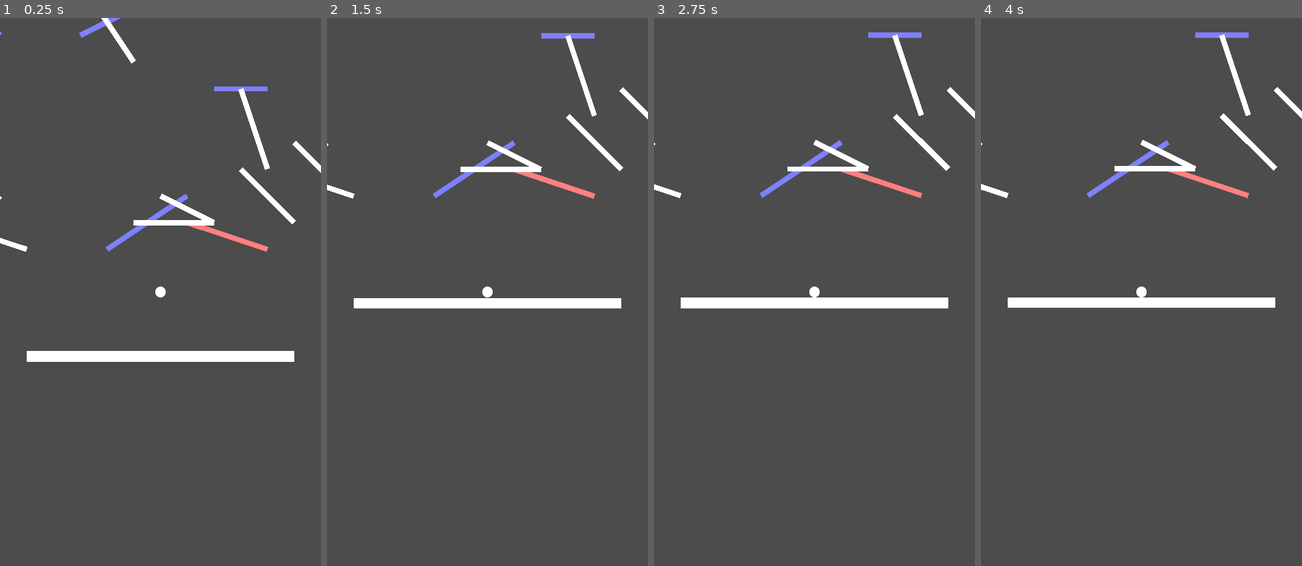
Above: before the commit, frames 1-4 (left to right).
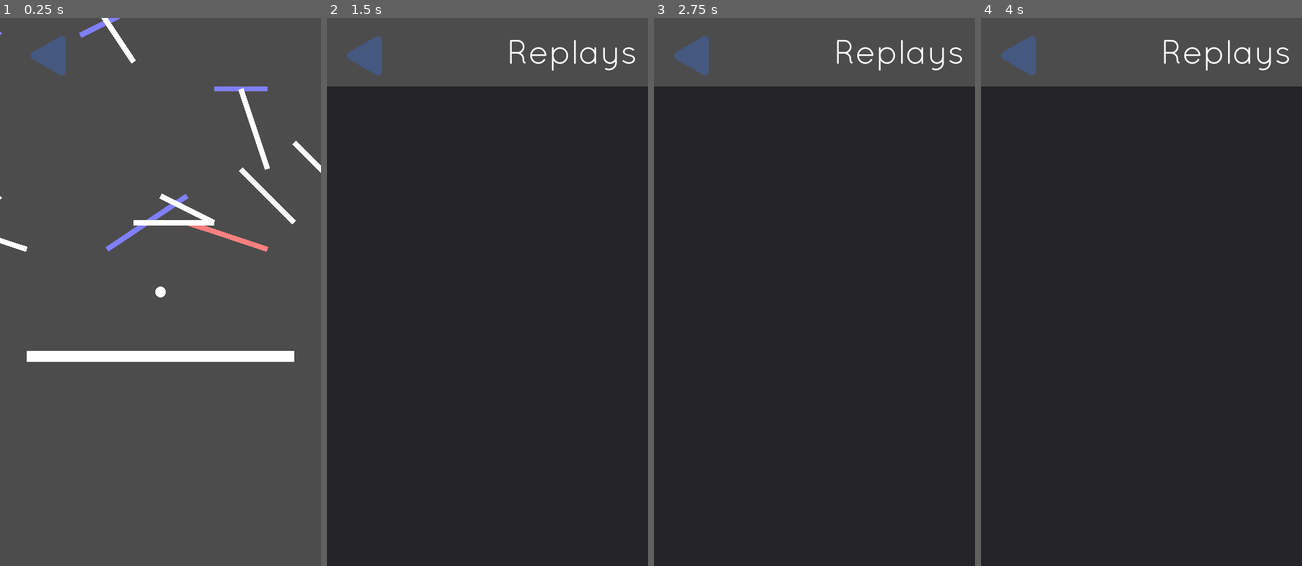
Above: after the commit, the same moments.

Repository: manglemix/Bola
Game: Godot game, scene res://levels/replay.tscn
Two runs of this game, one before a commit and one after it. Both use one fixed random seed, a clock stepped at 60 frames per second and the inputs below. This scene is started directly instead of the project's main scene.
Inputs (mouse positions are in pixels of both pictures, inside the frame that each line leads up to):
- Up to frame 1 (0.25 s): no input
- Up to frame 2 (1.5 s): click (375, 56) at 0.52 s; move the mouse to (558, 264) at 1.27 s; click (558, 264) at 1.35 s
- Up to frame 3 (2.75 s): click (885, 264) at 1.52 s; click (885, 264) at 1.82 s; drag from (750, 319) to (798, 401) at 2.02 s
- Up to frame 4 (4 s): move the mouse to (1173, 171) at 2.77 s; click (1173, 171) at 2.85 s; drag from (1125, 401) to (1045, 209) at 3.52 s

The runs differ from the first frame. In frame 1, 0.5% of the frame differs, in the area x 9-21%, y 3-11%; in frame 2, 89%; in frame 3, 89%, in the area x 0-100%, y 2-100%; in frame 4, 89%.
Error before the commit: Invalid get index 'collision_logs' (on base: 'Node (replays.gd)'). (res://agents/replayer.gd:19)

Commit message:
replays implemented

Diff:
--- a/agents/replayer.gd
+++ b/agents/replayer.gd
@@ -6,7 +6,6 @@
 
 var jump_times: Array
 var jump_enums: Array
-var collisions: Array
 
 var global_position: Vector2
 var linear_velocity: Vector2
@@ -16,7 +15,6 @@
 	var jump_log := Replays.logs
 	jump_times = jump_log.keys()
 	jump_enums = jump_log.values()
-	collisions = Replays.collision_logs.duplicate()
 
 
 func poll_mutation(_delta: float, ball):
@@ -58,10 +56,10 @@
 
 
 func origin_check(new_origin: Vector2):
-	prints("o", new_origin.distance_to(global_position))
+#	prints("o", new_origin.distance_to(global_position))
 	return new_origin.distance_to(global_position) > 0.15
 
 
 func velocity_check(new_vel: Vector2):
-	prints("v", new_vel.distance_to(linear_velocity))
+#	prints("v", new_vel.distance_to(linear_velocity))
 	return new_vel.distance_to(linear_velocity) > 0.15
--- a/agents/replayer.tscn
+++ b/agents/replayer.tscn
@@ -10,6 +10,3 @@
 
 [node name="Replayer" type="Node2D" parent="." index="2"]
 script = ExtResource( 2 )
-
-[node name="Particles2D" parent="Node" index="0"]
-local_coords = false
--- a/autoloads/game_state.gd
+++ b/autoloads/game_state.gd
@@ -26,7 +26,7 @@
 func get_seed():
 	if not tmp_seed:
 		current_seed = randi()
-		tmp_seed = false
+	tmp_seed = false
 	return current_seed
 
 
--- a/autoloads/replays.gd
+++ b/autoloads/replays.gd
@@ -3,6 +3,7 @@
 
 const REPLAY_VERSION := 1
 const REPLAYS_PATH := "user://replays/"
+const ICON_SIZE := 200
 
 enum {
 	JUMP_START,
@@ -12,6 +13,9 @@
 var logs := {}
 var replays_dir := Directory.new()
 var has_replays := false
+var thumbnail: PoolByteArray
+
+var _img_thread: Thread
 
 
 func _ready():
@@ -51,17 +55,43 @@
 	logs.clear()
 
 
-func load_replay(replay_name: String) -> bool:
-	var file := File.new()
-	if file.open_compressed(REPLAYS_PATH + replay_name, File.READ, File.COMPRESSION_GZIP) != OK:
-		return false
+func _exit_tree():
+	if _img_thread == null or not _img_thread.is_active(): return
+	_img_thread.wait_to_finish()
 
-	# warning-ignore-all:return_value_discarded
-	file.get_16()
-	var data: Dictionary = file.get_var()
-	file.close()
-	logs = data["jumps"]
-	GameState.current_seed = data["seed"]
+
+func capture_thumbnail():
+	if _img_thread != null and _img_thread.is_active():
+		_img_thread.wait_to_finish()
+
+	_img_thread = Thread.new()
+	_img_thread.start(self, "_process_img", get_viewport().get_texture().get_data())
+
+
+func _process_img(img: Image):
+	var img_size := img.get_size()
+	# warning-ignore-all:narrowing_conversion
+	if img_size.x > img_size.y:
+		img.resize(round(img_size.x * ICON_SIZE / img_size.y), ICON_SIZE, Image.INTERPOLATE_NEAREST)
+	else:
+		img.resize(ICON_SIZE, round(img_size.y * ICON_SIZE / img_size.x), Image.INTERPOLATE_NEAREST)
+
+	img_size = img.get_size()
+	var tex := ImageTexture.new()
+	tex.create_from_image(img)
+	var atlas := AtlasTexture.new()
+
+	atlas.atlas = tex
+	atlas.region = Rect2((img_size - Vector2.ONE * ICON_SIZE) / 2, Vector2.ONE * ICON_SIZE)
+	img = atlas.get_data()
+	img.flip_y()
+#	img.crop(400, 400)
+	thumbnail = img.save_png_to_buffer()
+
+
+func load_replay(replay: Replay) -> bool:
+	GameState.current_seed = replay.level_seed
+	logs = replay.logs
 	GameState.tmp_seed = true
 	get_tree().change_scene("res://levels/replay.tscn")
 	return true
@@ -85,10 +115,13 @@
 
 
 func get_replay_dict() -> Dictionary:
+	if _img_thread != null:
+		_img_thread.wait_to_finish()
 	return {
 		"seed": GameState.current_seed,
 		"jumps": logs,
-		"date": OS.get_datetime()
+		"date": OS.get_datetime(),
+		"thumbnail": thumbnail
 	}
 
 
--- a/levels/main.tscn
+++ b/levels/main.tscn
@@ -9,6 +9,12 @@
 
 [sub_resource type="GDScript" id=2]
 script/source = "extends RandomBarrierGrid
+
+
+func _ready():
+	yield(get_tree(), \"idle_frame\")
+	yield(get_tree(), \"idle_frame\")
+	Replays.capture_thumbnail()
 
 
 func _input(event):
--- a/levels/replay.tscn
+++ b/levels/replay.tscn
@@ -1,9 +1,9 @@
-[gd_scene load_steps=8 format=2]
+[gd_scene load_steps=7 format=2]
 
 [ext_resource path="res://barriers/barrier.gd" type="Script" id=1]
 [ext_resource path="res://agents/replayer.tscn" type="PackedScene" id=2]
+[ext_resource path="res://ui/back_button.tscn" type="PackedScene" id=3]
 [ext_resource path="res://levels/portal.tscn" type="PackedScene" id=4]
-[ext_resource path="res://ui/jump_icon.tscn" type="PackedScene" id=5]
 
 [sub_resource type="GDScript" id=2]
 script/source = "extends RandomBarrierGrid
@@ -20,18 +20,7 @@
 
 
 func _go_back():
-	get_tree().quit()
-#	GameState.started = false
-#	get_tree().change_scene(\"res://levels/main_menu.tscn\")
-"
-
-[sub_resource type="GDScript" id=4]
-script/source = "extends Player
-
-
-#func _ready():
-#	yield(self, \"fell_out\")
-#	get_tree().change_scene(get_tree().current_scene.filename)
+	get_tree().change_scene(\"res://levels/replay_selector.tscn\")
 "
 
 [sub_resource type="GDScript" id=3]
@@ -40,6 +29,7 @@
 
 func _ready():
 	yield(self, \"portal_reached\")
+	GameState.tmp_seed = true
 	get_tree().change_scene(get_tree().current_scene.filename)
 "
 
@@ -54,7 +44,6 @@
 
 [node name="Replayer" parent="." instance=ExtResource( 2 )]
 position = Vector2( 0, -150 )
-script = SubResource( 4 )
 
 [node name="Camera2D" type="Camera2D" parent="Replayer"]
 current = true
@@ -66,24 +55,11 @@
 
 [node name="CanvasLayer" type="CanvasLayer" parent="."]
 
-[node name="VBoxContainer" type="HBoxContainer" parent="CanvasLayer"]
-visible = false
-anchor_right = 1.0
+[node name="BackButton" parent="CanvasLayer" instance=ExtResource( 3 )]
 margin_left = 40.0
 margin_top = 20.0
-margin_right = -20.0
-
-[node name="HBoxContainer" type="HBoxContainer" parent="CanvasLayer/VBoxContainer"]
-margin_right = 964.0
-size_flags_horizontal = 3
-alignment = 2
-
-[node name="Control" type="Control" parent="CanvasLayer/VBoxContainer/HBoxContainer"]
-margin_left = 964.0
-margin_right = 964.0
-
-[node name="JumpIcon" parent="CanvasLayer/VBoxContainer/HBoxContainer/Control" instance=ExtResource( 5 )]
-position = Vector2( -100, 41 )
-
-[node name="JumpIcon2" parent="CanvasLayer/VBoxContainer/HBoxContainer/Control" instance=ExtResource( 5 )]
-position = Vector2( -40, 42 )
+margin_right = 140.0
+margin_bottom = 120.0
+rect_rotation = 180.0
+rect_scale = Vector2( 0.75, 0.75 )
+rect_pivot_offset = Vector2( 50, 50 )
--- a/levels/replay_selector.tscn
+++ b/levels/replay_selector.tscn
@@ -35,14 +35,24 @@
 script/source = "extends ItemList
 
 
+var replays := []
+
+
 func _ready():
 	# warning-ignore:return_value_discarded
 	Replays.replays_dir.list_dir_begin(true)
 
 	var replay_name := Replays.replays_dir.get_next()
 	while not replay_name.empty():
-		add_item(replay_name)
+		var replay := Replay.new()
+		replay.parse_replay(replay_name)
+		add_item(replay.name, replay.icon)
+		replays.append(replay)
 		replay_name = Replays.replays_dir.get_next()
+
+
+func _on_ItemList_item_activated(index: int):
+	Replays.load_replay(replays[index])
 "
 
 [node name="Control" type="VBoxContainer"]
@@ -104,3 +114,5 @@
 anchor_right = 1.0
 anchor_bottom = 1.0
 margin_top = 128.0
+
+[connection signal="item_activated" from="ItemList" to="ItemList" method="_on_ItemList_item_activated"]
--- a/project.godot
+++ b/project.godot
@@ -44,7 +44,12 @@
 "language": "GDScript",
 "path": "res://barriers/random_barrier_grid.gd"
 }, {
-"base": "Node",
+"base": "Reference",
+"class": "Replay",
+"language": "GDScript",
+"path": "res://replay.gd"
+}, {
+"base": "AgentController",
 "class": "Replayer",
 "language": "GDScript",
 "path": "res://agents/replayer.gd"
@@ -72,6 +77,7 @@
 "EndPortal": "",
 "Player": "",
 "RandomBarrierGrid": "",
+"Replay": "",
 "Replayer": "",
 "RotatableBarrier": "",
 "SuperBouncyBarrier": "",
--- /dev/null
+++ b/replay.gd
@@ -0,0 +1,26 @@
+class_name Replay
+extends Reference
+
+
+var name: String
+var icon: ImageTexture
+var logs: Dictionary
+var level_seed: int
+
+
+func parse_replay(replay_name: String):
+	var file := File.new()
+	file.open_compressed(Replays.REPLAYS_PATH + replay_name, File.READ, File.COMPRESSION_GZIP)
+	# warning-ignore:return_value_discarded
+	file.get_16()
+	var data: Dictionary = file.get_var()
+	logs = data["jumps"]
+	level_seed = data["seed"]
+	var date: Dictionary = data["date"]
+
+	name = str(date["day"]) + "-" + str(date["month"]) + "-" + str(date["year"]).right(2) + "  " + str(date["hour"]) + ":" + str(date["minute"])
+
+	var img := Image.new()
+	img.load_png_from_buffer(data["thumbnail"])
+	icon = ImageTexture.new()
+	icon.create_from_image(img)
--- a/ui/back_button.tscn
+++ b/ui/back_button.tscn
@@ -28,10 +28,6 @@
 texture_normal = ExtResource( 1 )
 script = SubResource( 1 )
 
-[node name="HBoxContainer" type="HBoxContainer" parent="."]
-margin_right = 560.0
-alignment = 2
-
 [connection signal="button_down" from="." to="." method="_on_TextureButton_button_down"]
 [connection signal="button_up" from="." to="." method="_on_TextureButton_button_up"]
 [connection signal="pressed" from="." to="." method="_on_TextureButton_pressed"]
